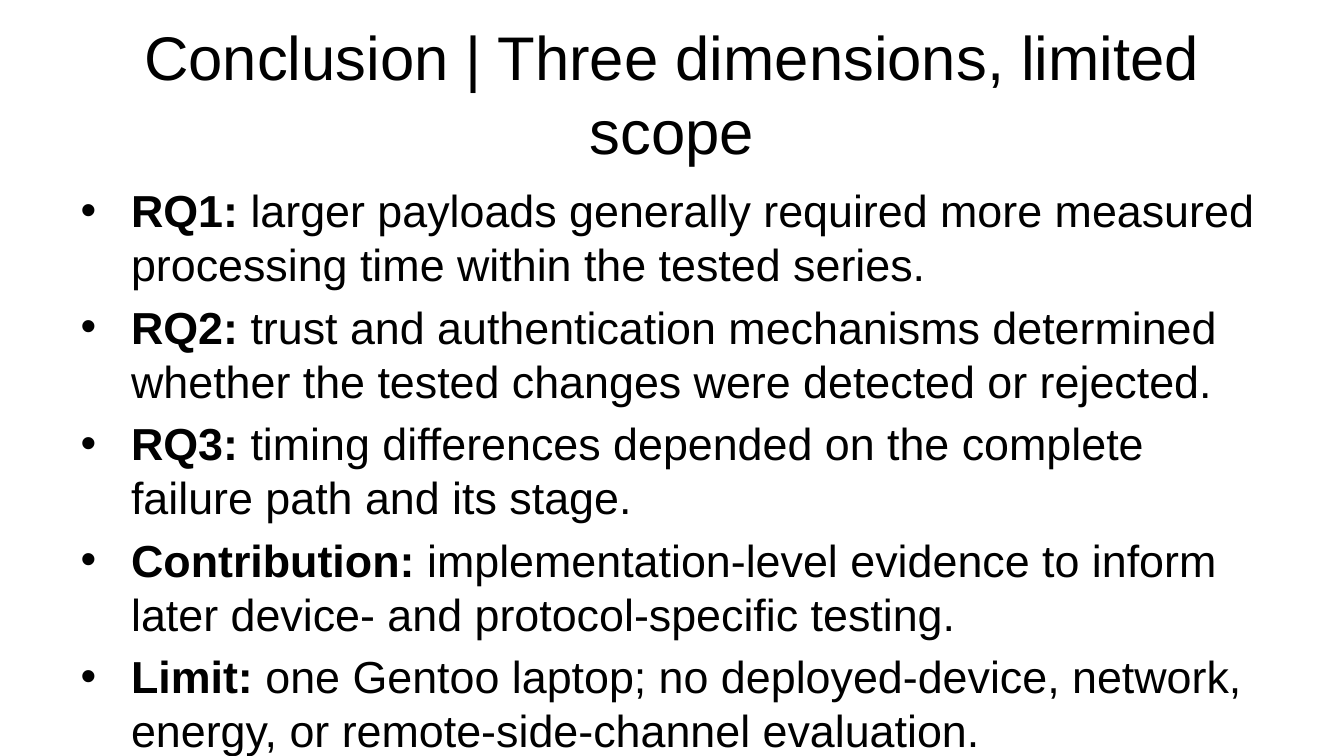
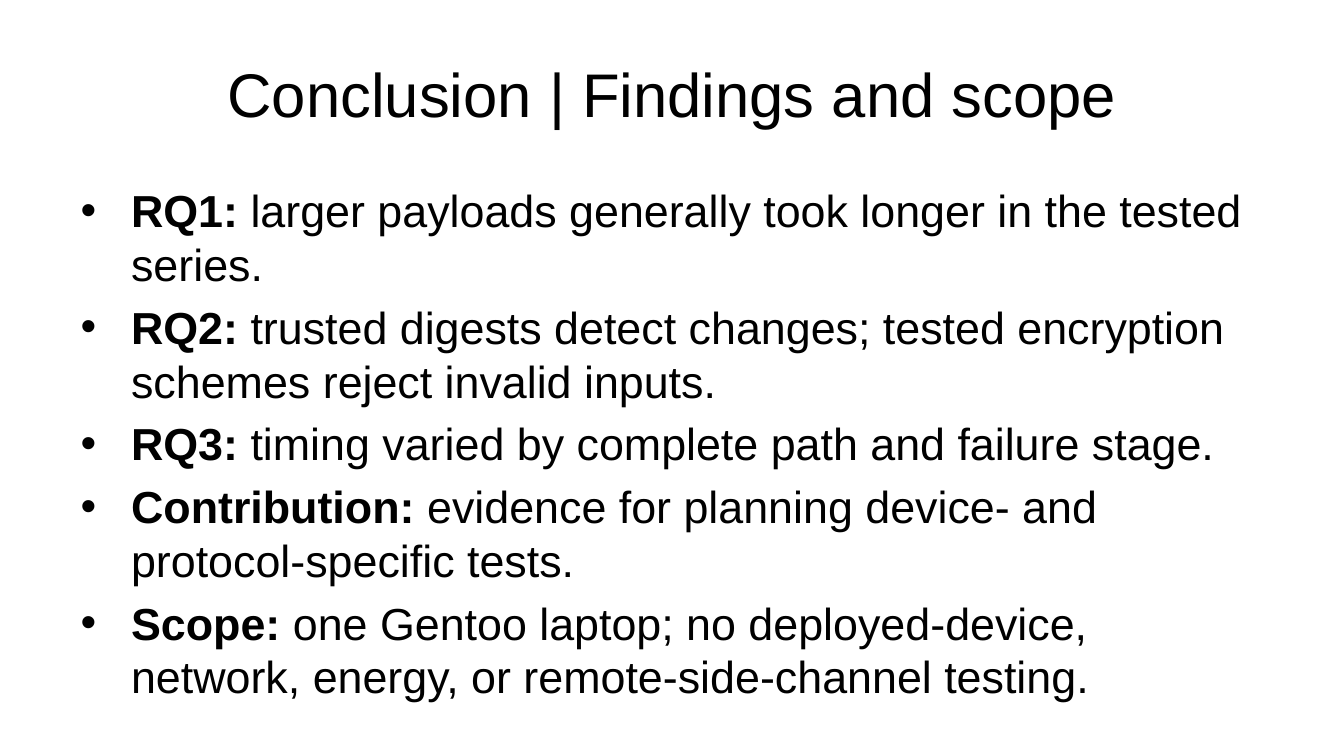
Before and after one commit to dat-nix/COSC2539-COSC2716-Assignment1, a slide deck: slide 9 of demo/presentation.pptx. Drawn at 1344x756 pixels with LibreOffice and Linux fonts; fonts in the diff are those of the drawing. Boxes give left, top, right and bottom in pixels: in the first picture for what was removed or moved away, otherwise in the second. Text is boxed around its words. In the diff, an @@ line names an element or a change of style, - is before the commit and + after.

```diff
--- a/demo/presentation.pptx
+++ b/demo/presentation.pptx
@@ title at [227, 72, 1116, 129]: text changed @@
-Conclusion | Three dimensions, limited scope
+Conclusion | Findings and scope
@@ text at [131, 194, 1241, 702]: text changed @@
-• RQ1: larger payloads generally required more measured processing time within the tested series.
-• RQ2: trust and authentication mechanisms determined whether the tested changes were detected or rejected.
-• RQ3: timing differences depended on the complete failure path and its stage.
-• Contribution: implementation-level evidence to inform later device- and protocol-specific testing.
-• Limit: one Gentoo laptop; no deployed-device, network, energy, or remote-side-channel evaluation.
+• RQ1: larger payloads generally took longer in the tested series.
+• RQ2: trusted digests detect changes; tested encryption schemes reject invalid inputs.
+• RQ3: timing varied by complete path and failure stage.
+• Contribution: evidence for planning device- and protocol-specific tests.
+• Scope: one Gentoo laptop; no deployed-device, network, energy, or remote-side-channel testing.
```
Also in this commit, not shown: 6 other slides changed, 9 other files.
